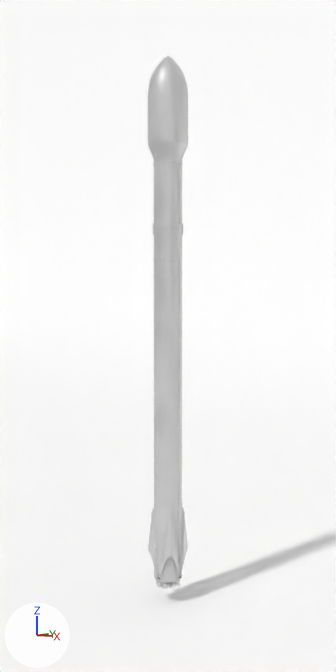
Two versions of the Blender file f9r-v2.blend, one commit apart.
Rendered twice from the file's camera 'camera'. Every picture has the same lights, and +X, +Y and +Z are marked at lower left.

Objects in the first picture: 'ground', 'interstage skin', 'landing leg with logo', 'left fairing', 'right fairing', 'stage one skin', 'stage separation', 'stage two skin'.
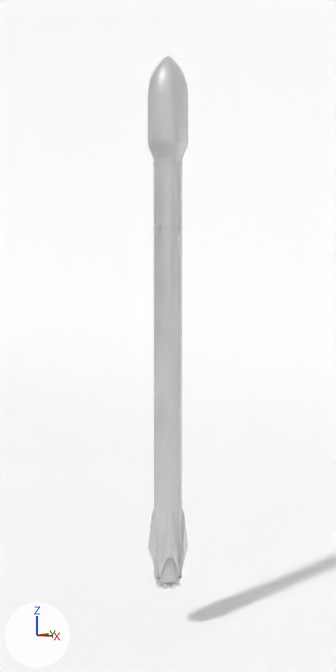
Pixel boxes (x1, y1, x2, y2) of what changed, in the pictures (336 x 672 px):
'ground', moved: (0, 0, 336, 672) in both
'stage separation', moved: before (152, 223, 183, 235); after (157, 225, 181, 235)

What changed in the scene script:
```text
Change ob_stage_separation:
    ob_stage_separation.location: (0.0, 0.0, 45.5) -> (0.0, 0.0, 47.0)
Change ob_ground:
    ob_ground.location: (0.0, 0.0, -2.0) -> (0.0, 0.0, -6.0)
```
